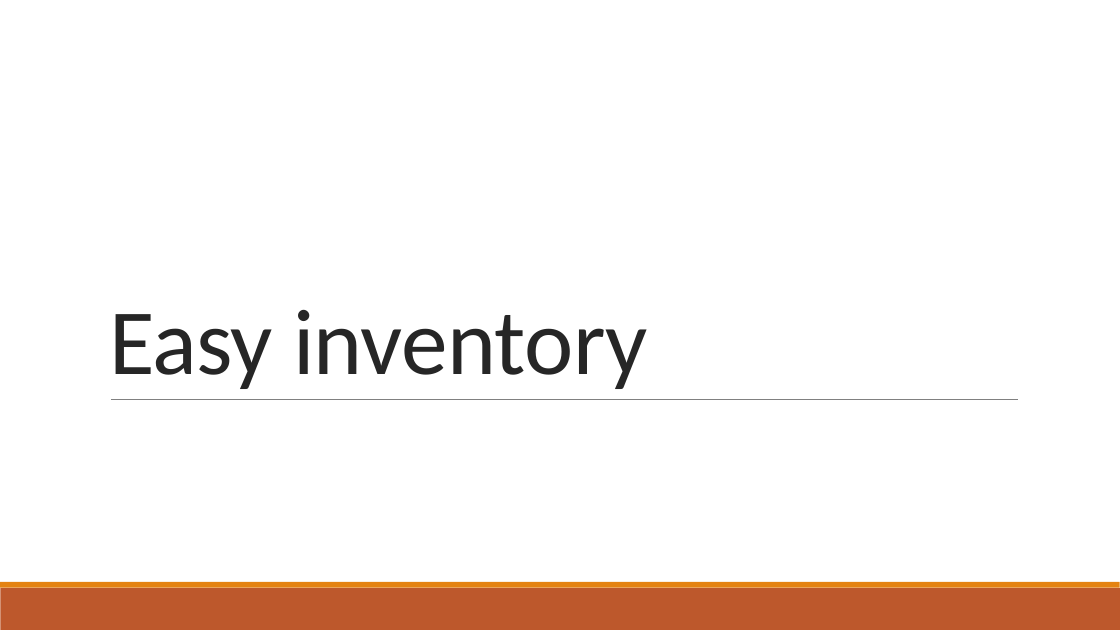
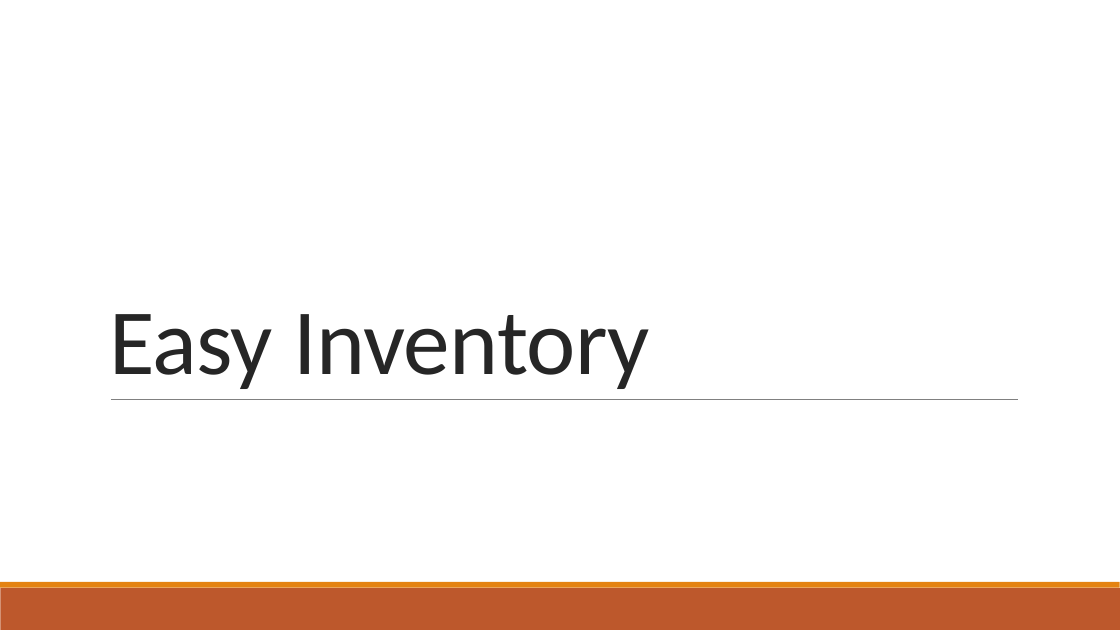
Before and after one commit to KissKolos/Easy-Inventory, a slide deck: slide 1 of bemutató.pptx. Drawn at 1120x630 pixels with LibreOffice and Linux fonts; fonts in the diff are those of the drawing. Boxes give left, top, right and bottom in pixels: in the first picture for what was removed or moved away, otherwise in the second. Text is boxed around its words. In the diff, an @@ line names an element or a change of style, - is before the commit and + after.

```diff
--- a/bemutató.pptx
+++ b/bemutató.pptx
@@ title at (x1=109, y1=314, x2=650, y2=389): text changed @@
-Easy inventory
+Easy Inventory
```
Also in this commit, not shown: 12 other slides changed, 4 slides added, 5 slides removed, 2 other files.
